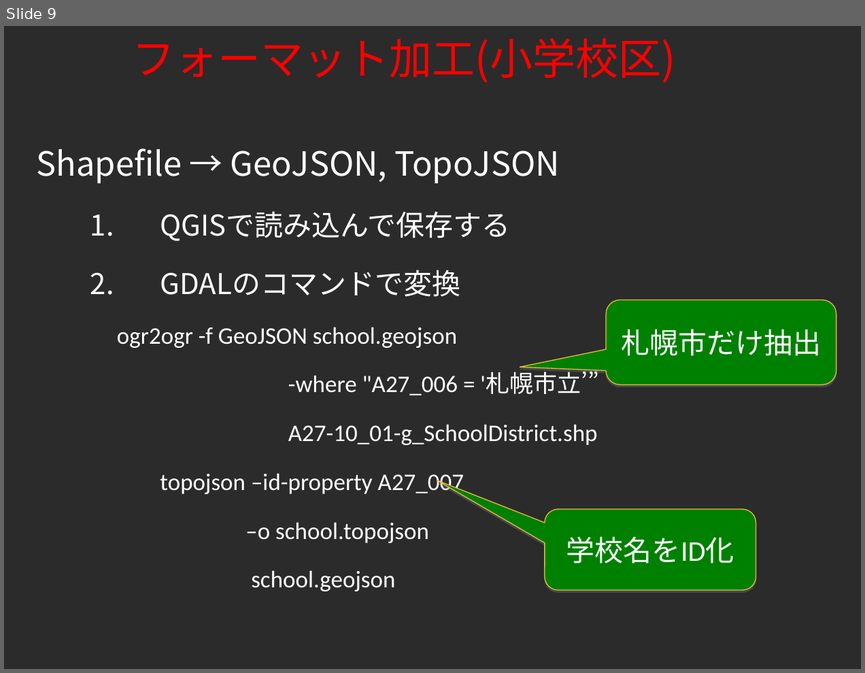
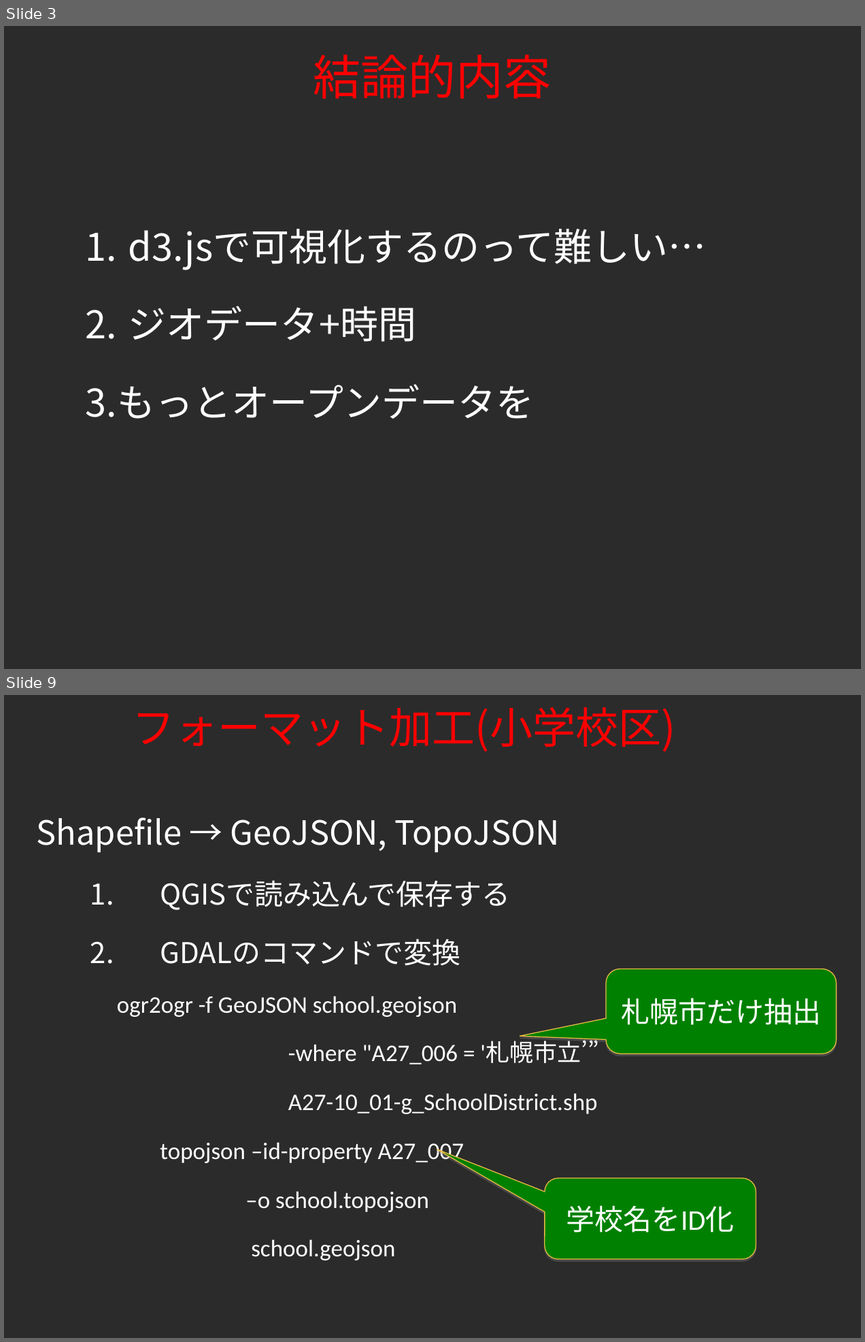
Before and after one commit to tkhrmeme/SapporoSchoolFlu, a slide deck: foss4g_hokkaido_2015_endo.ppt. Shown one above the other, each under a label of ours: slide 9 before the commit, slides 3 and 9 after it; the slides between them are not shown. The pictures are 865x673 and 865x1342 pixels, drawn with LibreOffice and Linux fonts; fonts in the diff are those of the drawing; background and template pictures are left out; a plain dark background stands for a picture behind light text. Boxes give left, top, right and bottom in pixels: in the first picture for what was removed or moved away, otherwise in the second. Text is boxed around its words. In the diff, an @@ line names an element or a change of style, - is before the commit and + after.

```diff
--- a/foss4g_hokkaido_2015_endo.ppt
+++ b/foss4g_hokkaido_2015_endo.ppt
@@ slide 3 added at (x1=4, y1=26, x2=861, y2=669), background picture (left out) @@
@@ title added at (x1=313, y1=55, x2=551, y2=99), 40 pt, text #FF0000 @@
+結論的内容
@@ text added at (x1=86, y1=229, x2=706, y2=418), 32 pt, text #FFFFFF @@
+1. d3.jsで可視化するのって難しい…
+2. ジオデータ+時間
+3.もっとオープンデータを
```
Also in this commit, not shown: 11 slides changed, 1 slide removed.
